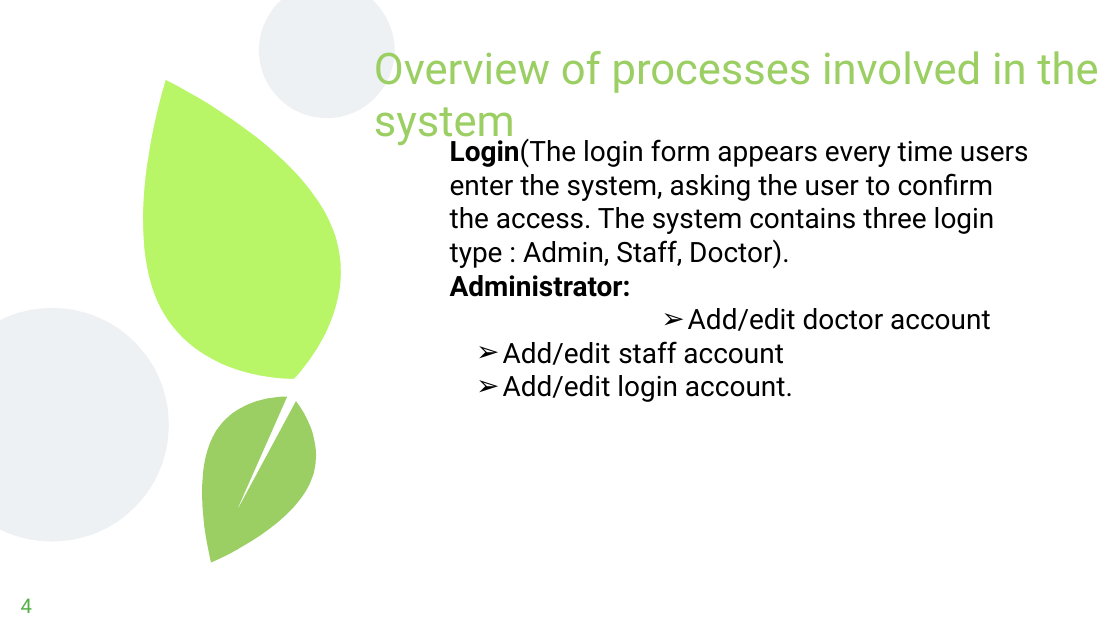
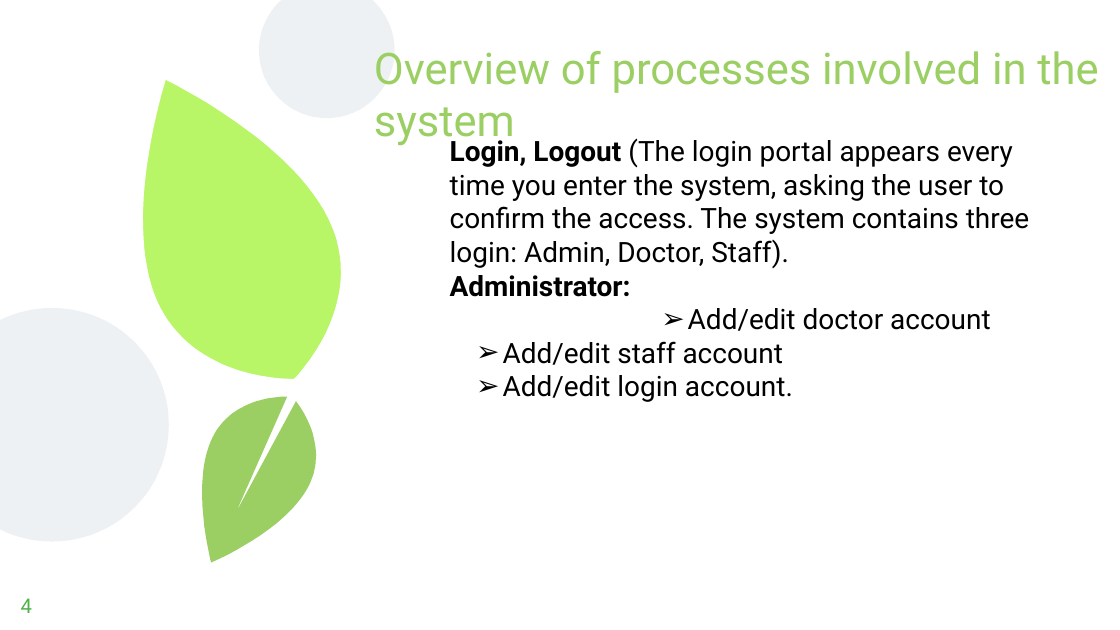
Before and after one commit to qanh2204/CP1996M04_Group1, a slide deck: slide 4 of projectGroup1/Solanio · SlidesCarnival.pptx. Drawn at 1120x630 pixels with LibreOffice and Linux fonts; fonts in the diff are those of the drawing. Boxes give left, top, right and bottom in pixels: in the first picture for what was removed or moved away, otherwise in the second. Text is boxed around its words. In the diff, an @@ line names an element or a change of style, - is before the commit and + after.

```diff
--- a/projectGroup1/Solanio · SlidesCarnival.pptx
+++ b/projectGroup1/Solanio · SlidesCarnival.pptx
@@ text at (450, 135, 1029, 268): text changed @@
-Login(The login form appears every time users enter the system, asking the user to confirm the access. The system contains three login type : Admin, Staff, Doctor).
+Login, Logout (The login portal appears every time you enter the system, asking the user to confirm the access. The system contains three login: Admin, Doctor, Staff).
```
Also in this commit, not shown: 11 other slides changed, 4 slides added, 55 other files.
